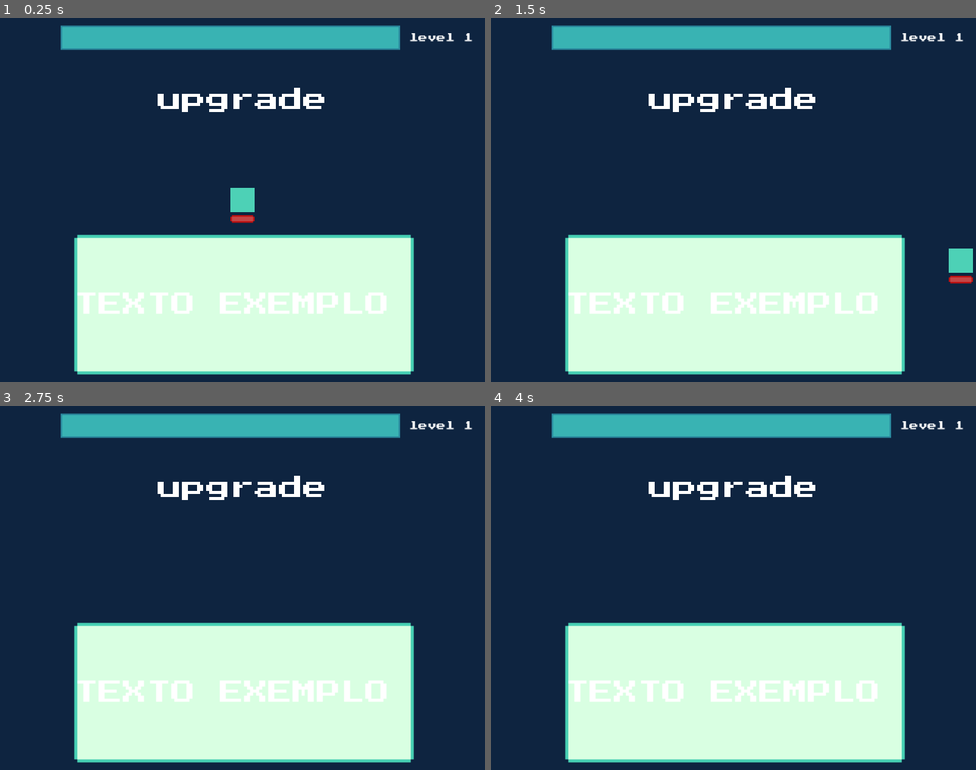
Above: before the commit, frames 1-4 (two rows, left to right).
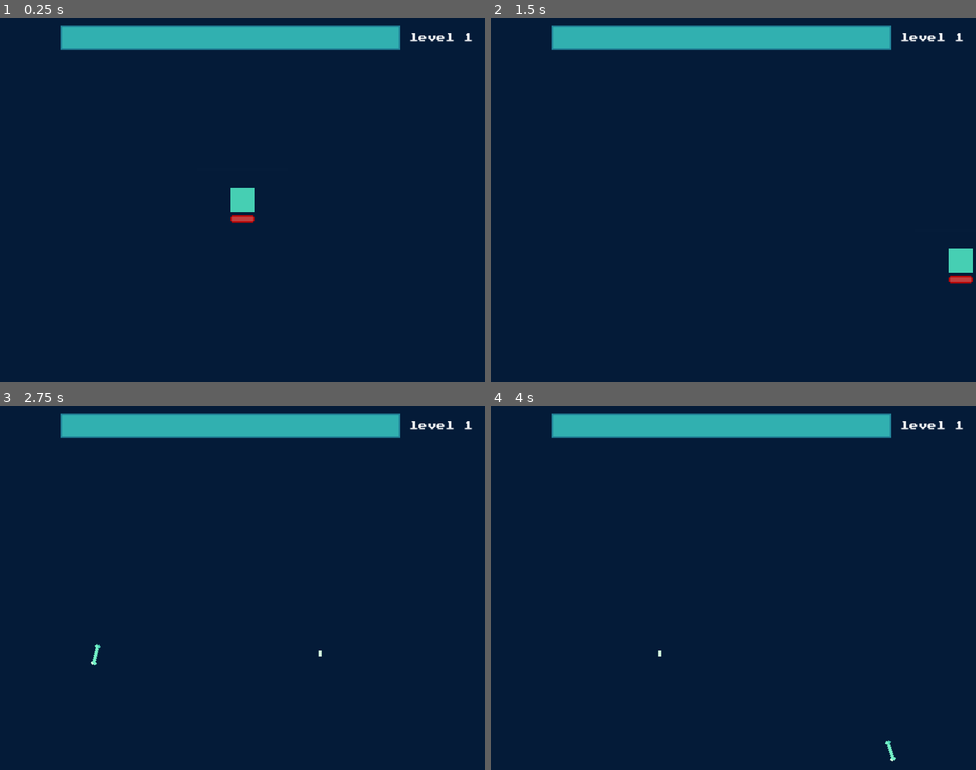
Above: after the commit, the same moments.

Repository: luisgthub/bheaven
Game: Godot game, scene res://main.tscn
Same seed, same stepped clock (60 frames per second), same inputs: the game is played once before the commit and once after it.
Inputs:
- Up to frame 1 (0.25 s): no input
- Up to frame 2 (1.5 s): tap Enter at 0.5 s; hold D (right) 0.53-1.28 s; hold S (down) from 1.28 s (still down)
- Up to frame 3 (2.75 s): release S (down) at 2.03 s; hold D (right) from 2.03 s (still down)
- Up to frame 4 (4 s): release D (right) at 2.78 s; hold W (up) 2.78-3.53 s; hold A (left) from 3.53 s (still down)

The runs differ from the first frame. In frame 1, 28% of the frame differs, in the area x 15-86%, y 19-98%; in frame 2, 28%; in frame 3, 28%; in frame 4, 28%.

Commit message:
Upgrade system working
Needs only update description and upgrade name

Diff:
--- /dev/null
+++ b/Square_text.tscn
@@ -0,0 +1,21 @@
+[gd_scene format=3 uid="uid://byxyi25xvjsc1"]
+
+[ext_resource type="Script" uid="uid://b3ltch33plcqe" path="res://square_text.gd" id="1_budhh"]
+[ext_resource type="Texture2D" uid="uid://c617xj4j0c21e" path="res://assets/upgrade-icons/description_text.png" id="1_knarc"]
+
+[node name="TextureRect" type="TextureRect" unique_id=1574493480]
+anchors_preset = 15
+anchor_right = 1.0
+anchor_bottom = 1.0
+grow_horizontal = 2
+grow_vertical = 2
+texture = ExtResource("1_knarc")
+script = ExtResource("1_budhh")
+
+[node name="Label" type="Label" parent="." unique_id=1551031772]
+layout_mode = 0
+offset_left = 10.0
+offset_top = 20.0
+offset_right = 90.0
+offset_bottom = 36.0
+text = "Teste"
--- a/enemies/base_enemy.gd
+++ b/enemies/base_enemy.gd
@@ -17,7 +17,7 @@
 @onready var sprite: Sprite2D = $Sprite2D
 func _ready() -> void:
 	enemy_data_list = [enemy_bat,enemy_ghost,enemy_skull,enemy_mage]
-	print("enemydata",enemy_data_list)
+	#print("enemydata",enemy_data_list)
 	var enemy_data = enemy_data_list.pick_random()
 	if enemy_data:
 		#stats
@@ -35,7 +35,7 @@
 		#print("life",life)
 func make_xp_drop():
 	var drop_chance = randf()
-	if drop_chance<=0.5:
+	if drop_chance<=0.9:
 		var inst = drop_scene.instantiate()
 		inst.global_position = global_position
 		get_tree().current_scene.add_child(inst)
--- /dev/null
+++ b/main.gd
@@ -0,0 +1,11 @@
+extends Node2D
+
+
+# Called when the node enters the scene tree for the first time.
+func _ready() -> void:
+	pass # Replace with function body.
+
+
+# Called every frame. 'delta' is the elapsed time since the previous frame.
+func _process(delta: float) -> void:
+	pass
--- a/main.tscn
+++ b/main.tscn
@@ -1,9 +1,11 @@
 [gd_scene format=3 uid="uid://toqd84r8up7d"]
 
+[ext_resource type="Script" uid="uid://b4sajwmcrbghl" path="res://main.gd" id="1_h2yge"]
 [ext_resource type="PackedScene" uid="uid://b7dg8akicuvhb" path="res://maps/fase.tscn" id="1_ig7tw"]
 [ext_resource type="Texture2D" uid="uid://cik53hgvyt7pl" path="res://menus/menu-background.png" id="2_0xm2m"]
 
 [node name="main" type="Node2D" unique_id=1534841372]
+script = ExtResource("1_h2yge")
 
 [node name="Camera2D" type="Camera2D" parent="." unique_id=905884714]
 position = Vector2(160, 120)
--- a/manager.gd
+++ b/manager.gd
@@ -15,7 +15,19 @@
 var basic_shot_damage = 5
 var holy_damage = 5
 var bone_damage = 5
-@export var all_upgrades:Array[UpgradeData] = []
+
+@export var all_upgrades: Array[UpgradeData] = [
+	preload("res://upgrades/basic.tres"),
+	preload("res://upgrades/bone_weapon.tres"),
+	preload("res://upgrades/candle_weapon.tres"),
+	preload("res://upgrades/holywater.tres"),
+	preload("res://upgrades/damage.tres"),
+	preload("res://upgrades/increase_area.tres"),
+	preload("res://upgrades/magnet_area.tres"),
+	preload("res://upgrades/move_speed.tres"),
+	preload("res://upgrades/plus_projectile.tres"),
+	preload("res://upgrades/revive.tres")
+]
 
 func apply_upgrade(id_upgrade:String):
 	for upgrade in all_upgrades:
--- a/maps/fase.gd
+++ b/maps/fase.gd
@@ -1,5 +1,7 @@
 extends Node2D
 @export var enemy_scene:PackedScene
+@export var upgrade_menu_scene: PackedScene
+@onready var uihud = $xp
 #exporta os resource.tres aqui
 @export var bat:EnemyData
 var enemyArray = [bat]
@@ -9,6 +11,23 @@
 
 func _ready() -> void:
 	$player.connect("xp_collected",_on_player_xp_collected)
+	if uihud and uihud.has_signal("level_up"):
+		uihud.level_up.connect(_on_player_level_up)
+#XP AND UI
+func _on_player_level_up() -> void:
+	print("Main recebeu o aviso de level up! Criando o menu na raiz...")
+
+	if upgrade_menu_scene:
+		# Instancia o menu garantindo que ele nasce na raiz principal da cena
+		var menu_instancia = upgrade_menu_scene.instantiate()
+		get_tree().current_scene.add_child(menu_instancia)
+
+		if menu_instancia.has_method("mostrar_menu"):
+			menu_instancia.mostrar_menu()
+	else:
+		print("ERRO: Atribua a cena do UpgradeMenu no Inspetor do nó Main!")
+
+#WAVE CONFIG
 func spawn_when_five():
 	print("nasce monstro de um tipo")
 func spawn_timer():
--- a/maps/fase.tscn
+++ b/maps/fase.tscn
@@ -4,11 +4,13 @@
 [ext_resource type="Script" uid="uid://c1f4mwr78hi6l" path="res://maps/fase.gd" id="1_wescl"]
 [ext_resource type="PackedScene" uid="uid://kejuo0jg2tlv" path="res://enemies/enemy.tscn" id="2_jb5a4"]
 [ext_resource type="Resource" uid="uid://ddb72nf6k5equ" path="res://enemies/bat.tres" id="3_irph6"]
+[ext_resource type="PackedScene" uid="uid://b6mb01s54pvpx" path="res://ui/upgrade_ui.tscn" id="3_o0t22"]
 [ext_resource type="PackedScene" uid="uid://kh4uf24god0m" path="res://xp.tscn" id="5_owdj8"]
 
 [node name="fase" type="Node2D" unique_id=1712191911]
 script = ExtResource("1_wescl")
 enemy_scene = ExtResource("2_jb5a4")
+upgrade_menu_scene = ExtResource("3_o0t22")
 bat = ExtResource("3_irph6")
 
 [node name="player" parent="." unique_id=1841599539 instance=ExtResource("1_s3ndg")]
--- a/player/player.gd
+++ b/player/player.gd
@@ -38,7 +38,7 @@
 		inst.global_position = $attack_pivot.global_position
 		var current_angle = start_angle + (angle_offset*i)
 		inst.direction = Vector2.RIGHT.rotated(deg_to_rad(current_angle))
-		print("coords",inst.global_position)
+		#print("coords",inst.global_position)
 		get_tree().current_scene.add_child(inst)
 
 func create_orbit(spread_angle:float):
@@ -70,7 +70,7 @@
 		var current_angle = start_angle + (angle_offset*i)
 		inst.direction = Vector2.RIGHT.rotated(deg_to_rad(current_angle))
 		#inst.connect("target_signal",_on_proj_timer_timeout)
-		print("coords",inst.global_position)
+		#print("coords",inst.global_position)
 		get_tree().current_scene.add_child(inst)
 func rotate_candle():
 	#rotacionar o squad
@@ -97,7 +97,7 @@
 
 func _on_player_area_entered(area: Area2D) -> void:
 	if area.is_in_group("drop_xp"):
-		print("adiciona 1 á barra de xp")
+		#print("adiciona 1 á barra de xp")
 		emit_signal("xp_collected",100)
 		area.queue_free()
 
--- /dev/null
+++ b/square_text.gd
@@ -0,0 +1,11 @@
+extends TextureRect
+
+
+# Called when the node enters the scene tree for the first time.
+func _ready() -> void:
+	pass # Replace with function body.
+
+
+# Called every frame. 'delta' is the elapsed time since the previous frame.
+func _process(delta: float) -> void:
+	pass
--- a/ui/upgrade_ui.gd
+++ b/ui/upgrade_ui.gd
@@ -1,52 +1,74 @@
-extends Control
+extends CanvasLayer
 
-# Mude a referência para o seu HBoxContainer na cena
 @onready var btn_container = $CenterContainer/HBoxContainer
+@onready var text_place = $"bottom-center"
+@onready var labels_scene = preload("res://Square_text.tscn")
 func _ready() -> void:
-	visible = true
-	set_process_input(false)
+	visible=true
+	pass
 
+# Chame esta função logo após instanciar no Main
 func mostrar_menu() -> void:
+	visible = true             # FORÇA O MENU A FICAR VISÍVEL
 	get_tree().paused = true   # Pausa o jogo
-	visible = true             # Mostra o painel do menu na tela
-	atualizar_opcoes_visuais() # Gera os botões atualizados
-
+	atualizar_opcoes_visuais()
 func atualizar_opcoes_visuais() -> void:
-	# Limpa os botões antigos antes de criar novos
 	for child in btn_container.get_children():
 		child.queue_free()
 
 	var upgrades_filtrados: Array[UpgradeData] = []
 
 	for upgrade in Manager.all_upgrades:
+		print("Checando upgrade: ", upgrade.upgrade_name, " | Nível atual: ", upgrade.current_level, " / Max: ", upgrade.max_level)
 		if upgrade.current_level < upgrade.max_level:
 			upgrades_filtrados.append(upgrade)
 
+	print("Total de upgrades filtrados para mostrar: ", upgrades_filtrados.size())
+
 	if upgrades_filtrados.is_empty():
-		visible = false
+		print("ATENÇÃO: Nenhum upgrade disponível para mostrar!")
 		get_tree().paused = false
+		queue_free()
 		return
 
 	upgrades_filtrados.shuffle()
 
 	for i in range(min(3, upgrades_filtrados.size())):
 		var upgrade: UpgradeData = upgrades_filtrados[i]
+		print("Criando botão para o upgrade: ", upgrade.upgrade_name)
 
-		# Cria o botão dinamicamente
 		var btn = TextureButton.new()
-		btn.text = upgrade.upgrade_name + " (Nv. " + str(upgrade.current_level + 1) + ")\n"
+		btn.custom_minimum_size = Vector2(32,32)
+		btn.ignore_texture_size = true
+		btn.stretch_mode = TextureButton.STRETCH_KEEP_ASPECT_CENTERED
 		btn.texture_normal = upgrade.upgrade_icon
-		$"bottom-center/Label".text = upgrade.skill_description
-		# Dica para HBox: dê um tamanho mínimo horizontal bom para o texto não ficar espremido
-		#btn.custom_minimum_size = Vector2(180, 100)
 
-		# Conecta o clique do botão
 		btn.pressed.connect(func(): selecionar_upgrade(upgrade.upgrade_id))
-
-		# Adiciona o botão dentro do HBoxContainer
+		btn.pressed.connect(func(): on_button_pressed(upgrade.upgrade_id,upgrade.skill_description))
 		btn_container.add_child(btn)
 
 func selecionar_upgrade(id_upgrade: String) -> void:
-	Manager.aplicar_upgrade(id_upgrade)
-	visible = false
+	Manager.apply_upgrade(id_upgrade)
 	get_tree().paused = false
+	queue_free()
+
+func show_skill_info(description):
+	print("info", description)
+	var inst = labels_scene.instantiate()
+		# Procura o Label dentro da cena instanciada (supondo que ele se chame "Label")
+	var label_interno = inst.get_node("Label") # Ajuste o caminho/nome se for diferente
+	if label_interno:
+		label_interno.text = description
+
+	text_place.add_child(inst)
+
+func on_button_pressed(id_upgrade: String, description: String):
+	print("Clicou no upgrade: ", id_upgrade)
+	print("Descrição dele: ", description)
+	# Faz o Label da parte de baixo mudar para a descrição do botão que você clicou!
+	if has_node("bottom-center/Label"):
+		$"bottom-center/Label".text = description
+
+	# Ou se você estiver usando a sua cena instanciada (text_place):
+	show_skill_info(description)
+	# Faça o que precisar com a descrição aqui, por exemplo, jogar num Label:
--- a/ui/upgrade_ui.tscn
+++ b/ui/upgrade_ui.tscn
@@ -1,25 +1,18 @@
 [gd_scene format=3 uid="uid://b6mb01s54pvpx"]
 
 [ext_resource type="Script" uid="uid://bwg1b65xe6jxv" path="res://ui/upgrade_ui.gd" id="1_abe00"]
-[ext_resource type="Texture2D" uid="uid://c617xj4j0c21e" path="res://assets/upgrade-icons/description_text.png" id="5_ji803"]
 
-[node name="upgrade_ui" type="Control" unique_id=289602542]
-layout_mode = 3
-anchors_preset = 15
-anchor_right = 1.0
-anchor_bottom = 1.0
-grow_horizontal = 2
-grow_vertical = 2
+[node name="upgrade_ui" type="CanvasLayer" unique_id=267053588]
+process_mode = 3
+layer = 0
 script = ExtResource("1_abe00")
 
 [node name="ColorRect" type="ColorRect" parent="." unique_id=1080554112]
 modulate = Color(1, 1, 1, 0.039215688)
-layout_mode = 0
 offset_right = 320.0
 offset_bottom = 240.0
 
 [node name="CenterContainer" type="CenterContainer" parent="." unique_id=437105634]
-layout_mode = 0
 offset_right = 320.0
 offset_bottom = 240.0
 
@@ -27,24 +20,14 @@
 layout_mode = 2
 
 [node name="bottom-center" type="CenterContainer" parent="." unique_id=27999439]
-layout_mode = 0
 offset_top = 137.0
 offset_right = 322.0
 offset_bottom = 242.0
 
-[node name="TextureRect" type="TextureRect" parent="bottom-center" unique_id=417902533]
-layout_mode = 2
-texture = ExtResource("5_ji803")
-
-[node name="Label" type="Label" parent="bottom-center" unique_id=2079759325]
-layout_mode = 2
-text = "TEXTO EXEMPLO "
-
 [node name="top-center" type="CenterContainer" parent="." unique_id=708989261]
-layout_mode = 0
 offset_right = 321.0
 offset_bottom = 109.0
 
 [node name="Label" type="Label" parent="top-center" unique_id=1651813991]
 layout_mode = 2
-text = "upgrade"
+text = "Choose upgrade"
--- a/upgrades/holywater.tres
+++ b/upgrades/holywater.tres
@@ -1,10 +1,12 @@
 [gd_resource type="Resource" script_class="UpgradeData" format=3 uid="uid://b7im1y6d6ohm2"]
 
 [ext_resource type="Script" uid="uid://csymqvdpppcrt" path="res://upgrades/upgrade_data.gd" id="1_wjvuu"]
+[ext_resource type="Texture2D" uid="uid://btc84r88r3gn5" path="res://assets/upgrade-icons/holywater-weapon.png" id="2_43ycg"]
 
 [resource]
 script = ExtResource("1_wjvuu")
 upgrade_id = "holy"
 upgrade_name = "Holy Water"
 skill_description = "Holy Water -  A bottle falls from skies killing enemies in their direction."
+upgrade_icon = ExtResource("2_43ycg")
 metadata/_custom_type_script = "uid://csymqvdpppcrt"
--- a/weapons/base_weapon.gd
+++ b/weapons/base_weapon.gd
@@ -16,7 +16,7 @@
 
 
 func _on_visible_on_screen_notifier_2d_screen_exited() -> void:
-	print("objeto deletado")
+	#print("objeto deletado")
 	queue_free()
 
 func _on_enemy_body_entered(body: Node2D) -> void:
--- a/xp.gd
+++ b/xp.gd
@@ -1,7 +1,8 @@
 extends Control
 
 @onready var xpbar = $xpbar
-@onready var upgrade_menu = $upgrade_ui
+#@onready var upgrade_menu = $upgrade_ui
+signal level_up
 var level = 0
 # Called when the node enters the scene tree for the first time.
 func _ready() -> void:
@@ -14,5 +15,5 @@
 		level +=1
 		$level.text = "level "+str(level)
 		xpbar.max_value+=20
-		if upgrade_menu and upgrade_menu.has_method("mostrar_menu"):
-			upgrade_menu.mostrar_menu()
+		print("upo!")
+		level_up.emit()
--- a/xp.tscn
+++ b/xp.tscn
@@ -19,6 +19,7 @@
 grow_horizontal = 2
 grow_vertical = 2
 script = ExtResource("1_gxxb8")
+upgrade_menu_scene = ExtResource("4_u5lu8")
 
 [node name="xpbar" type="TextureProgressBar" parent="." unique_id=603365924]
 layout_mode = 0
@@ -34,15 +35,3 @@
 offset_right = 231.0
 offset_bottom = 21.0
 label_settings = SubResource("LabelSettings_gxxb8")
-
-[node name="upgrade_ui" parent="." unique_id=289602542 instance=ExtResource("4_u5lu8")]
-layout_mode = 1
-anchors_preset = 0
-anchor_right = 0.0
-anchor_bottom = 0.0
-offset_left = -40.0
-offset_top = -5.0
-offset_right = -5.0
-offset_bottom = -5.0
-grow_horizontal = 1
-grow_vertical = 1
Binary file changed: assets/upgrade-icons/description_text.aseprite
Binary file changed: assets/upgrade-icons/description_text.png
Not shown, added: main.gd.uid
Not shown, added: square_text.gd.uid
Not shown, added: ui/upgrade_ui.tscn9210768257.tmp
